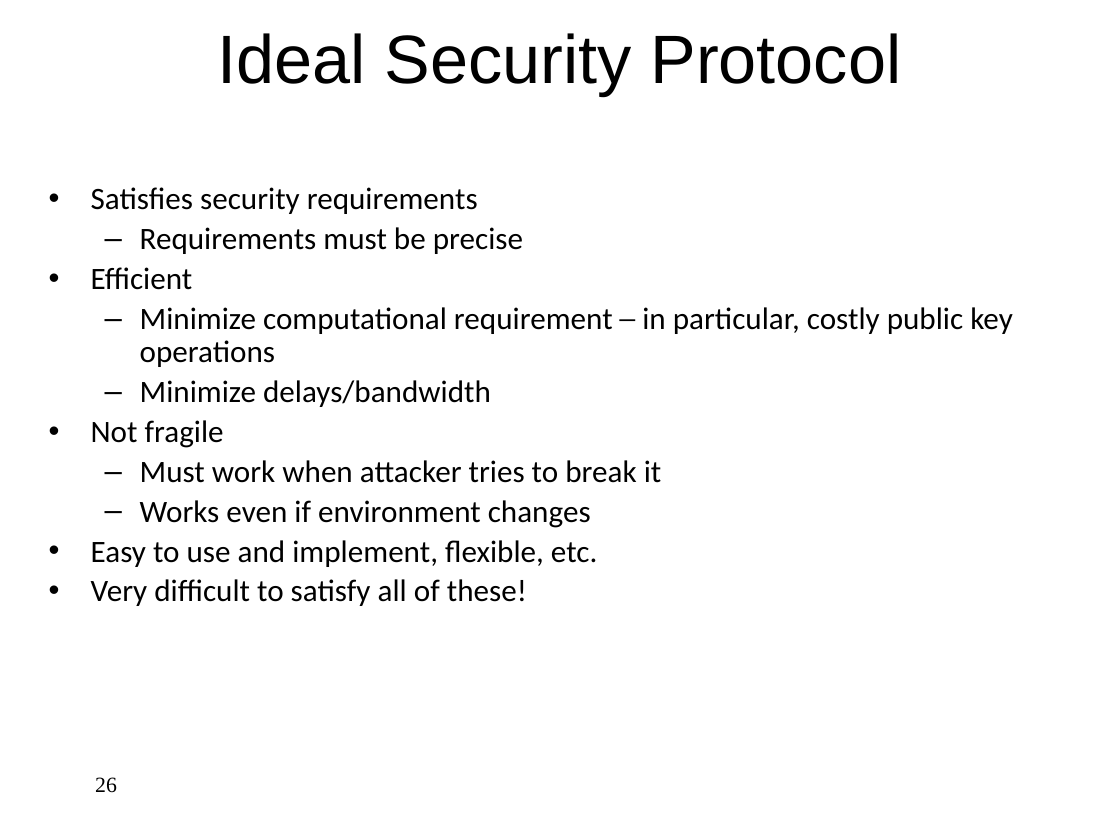
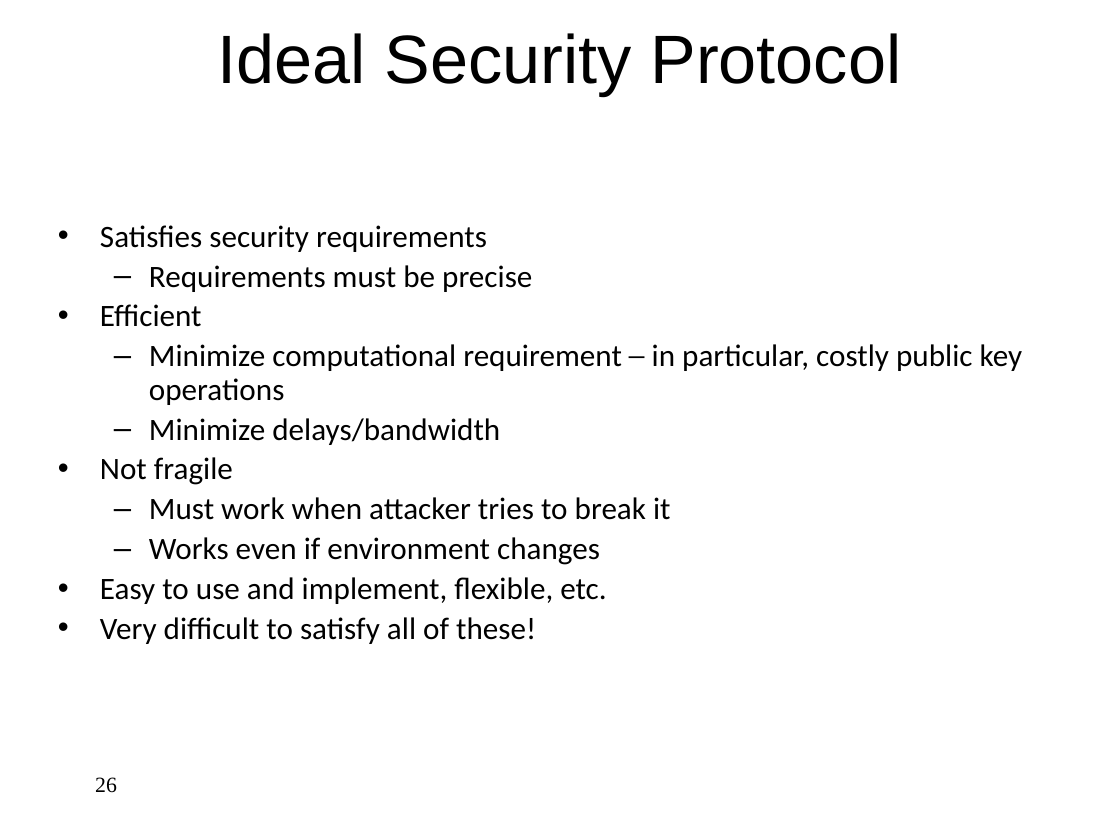
Before and after one commit to jlmucb/class_notes, a slide deck: slide 26 of BerkeleyClass/CS290Spring2013/Lectures/Cryptoclass9.pptx. Drawn at 1120x840 pixels with LibreOffice and Linux fonts; fonts in the diff are those of the drawing. Boxes give left, top, right and bottom in pixels: in the first picture for what was removed or moved away, otherwise in the second. Text is boxed around its words. In the diff, an @@ line names an element or a change of style, - is before the commit and + after.

```diff
--- a/BerkeleyClass/CS290Spring2013/Lectures/Cryptoclass9.pptx
+++ b/BerkeleyClass/CS290Spring2013/Lectures/Cryptoclass9.pptx
@@ text "Satisfies security requirements": place and size @@
-text "Satisfies security requirements" at [91, 187, 1013, 606]
+text "Satisfies security requirements" at [100, 225, 1023, 644]
```
Also in this commit, not shown: 5 other slides changed, 11 other files.
